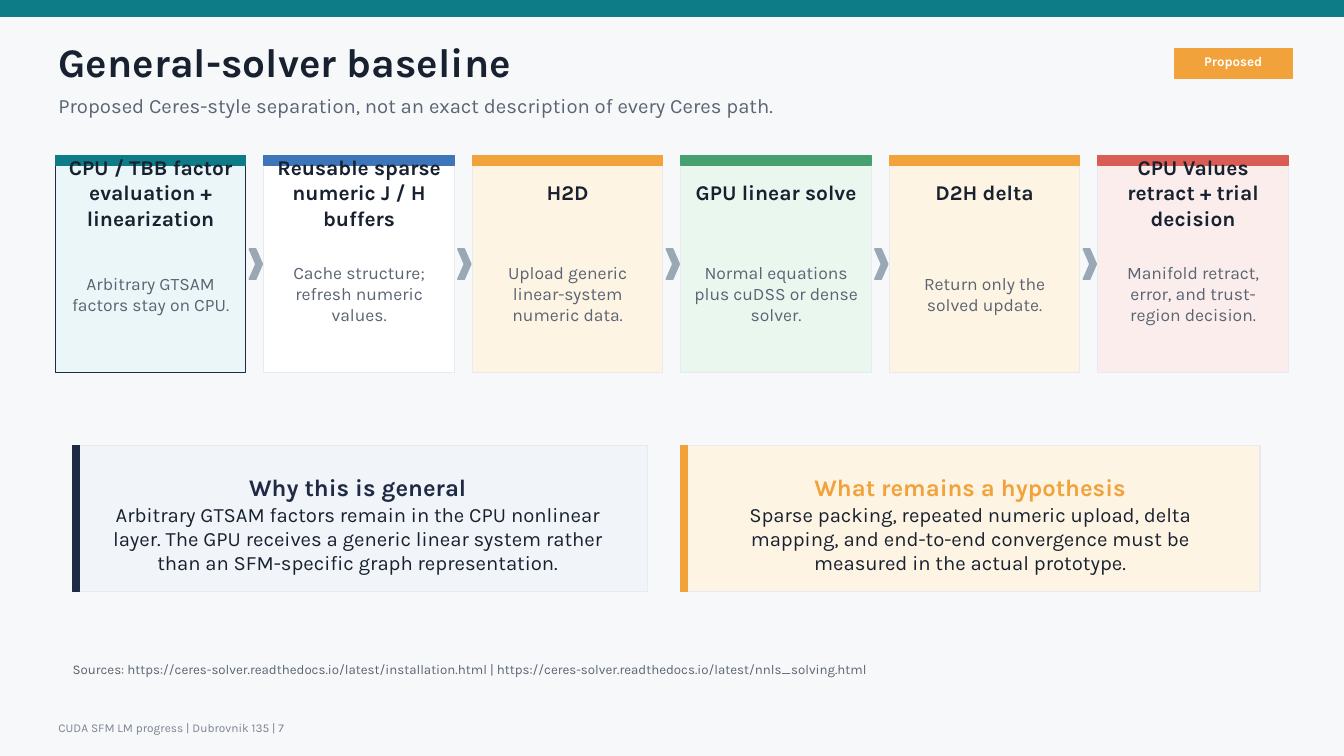
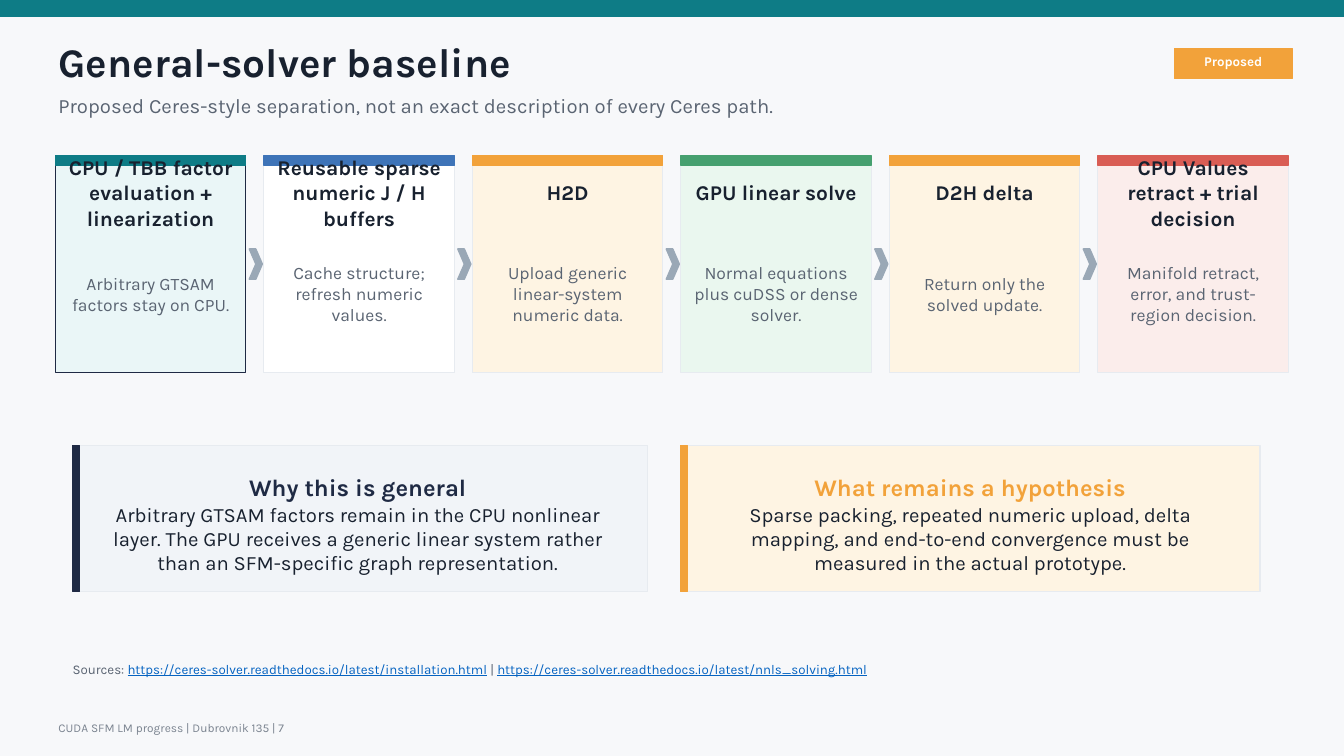
Before and after one commit to borglab/gtsam, a slide deck: slide 7 of timing/sfm_ba/benchmark_logs/20260710T_cuda_sfm_progress/cuda_sfm_progress_update.pptx. Drawn at 1344x756 pixels with LibreOffice and Linux fonts; fonts in the diff are those of the drawing. Boxes give left, top, right and bottom in pixels: in the first picture for what was removed or moved away, otherwise in the second. Text is boxed around its words. In the diff, an @@ line names an element or a change of style, - is before the commit and + after.

```diff
--- a/timing/sfm_ba/benchmark_logs/20260710T_cuda_sfm_progress/cuda_sfm_progress_update.pptx
+++ b/timing/sfm_ba/benchmark_logs/20260710T_cuda_sfm_progress/cuda_sfm_progress_update.pptx
@@ text "Sources: https://ceres-solver.readthedocs.io/latest/installa ..." at (x1=73, y1=664, x2=867, y2=677): text colour #5A6472 to #0563C1, underline on @@
```
Also in this commit, not shown: 2 other slides changed, 2 other files.
